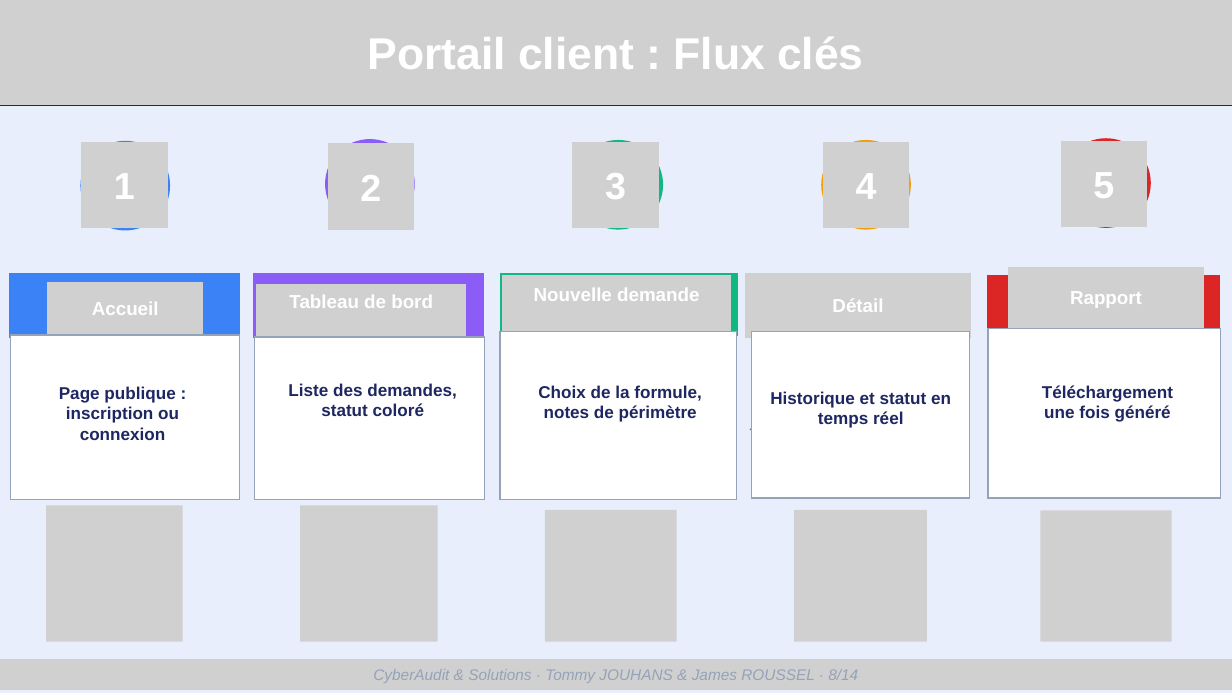
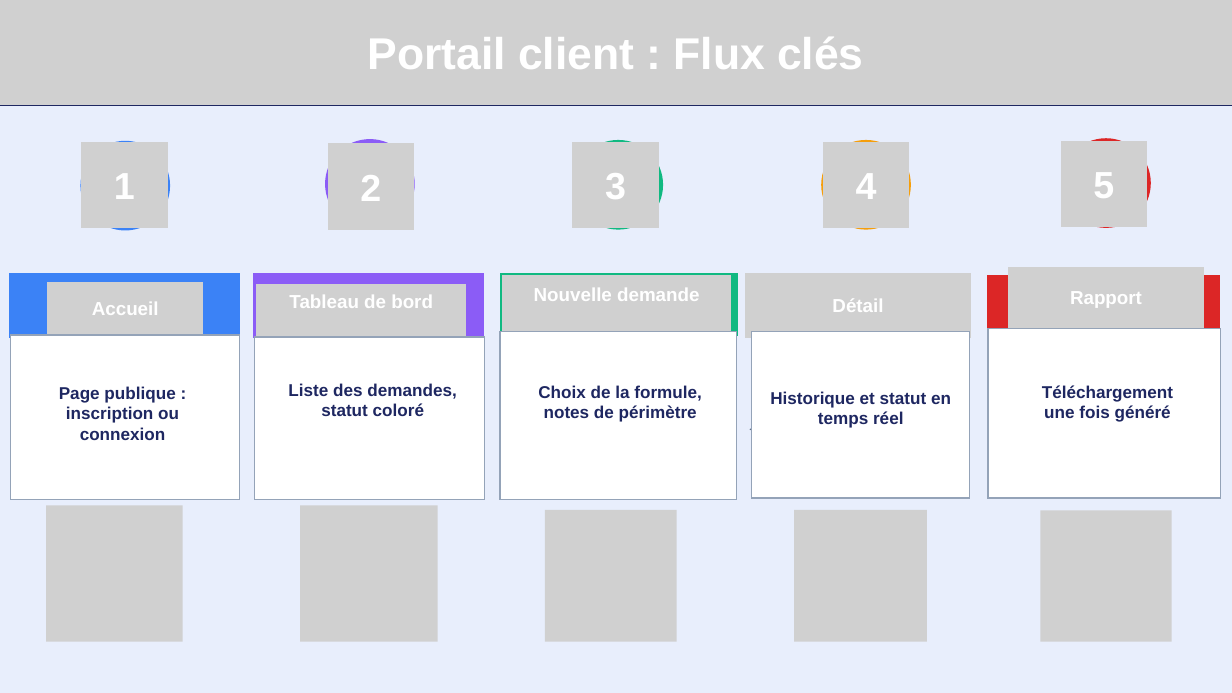
Before and after one commit to Tommy-JOUHANS/portfolio, a slide deck: slide 12 of Stages/RNCP5-DWWM/CyberAudit_Solutions_Presentation_FR_1.pptx (slide 11 before the commit). Drawn at 1232x693 pixels with LibreOffice and Linux fonts; fonts in the diff are those of the drawing; grey boxes stand for pictures. Boxes give left, top, right and bottom in pixels: in the first picture for what was removed or moved away, otherwise in the second. Text is boxed around its words. In the diff, an @@ line names an element or a change of style, - is before the commit and + after.

```diff
--- a/Stages/RNCP5-DWWM/CyberAudit_Solutions_Presentation_FR_1.pptx
+++ b/Stages/RNCP5-DWWM/CyberAudit_Solutions_Presentation_FR_1.pptx
@@ picture removed at (0, 659, 1232, 690) @@
@@ text removed at (373, 669, 858, 683) @@
-CyberAudit & Solutions · Tommy JOUHANS & James ROUSSEL · 8/14
```
Also in this commit, not shown: 2 other slides changed, 5 slides added, 2 slides removed, 1 other file.
